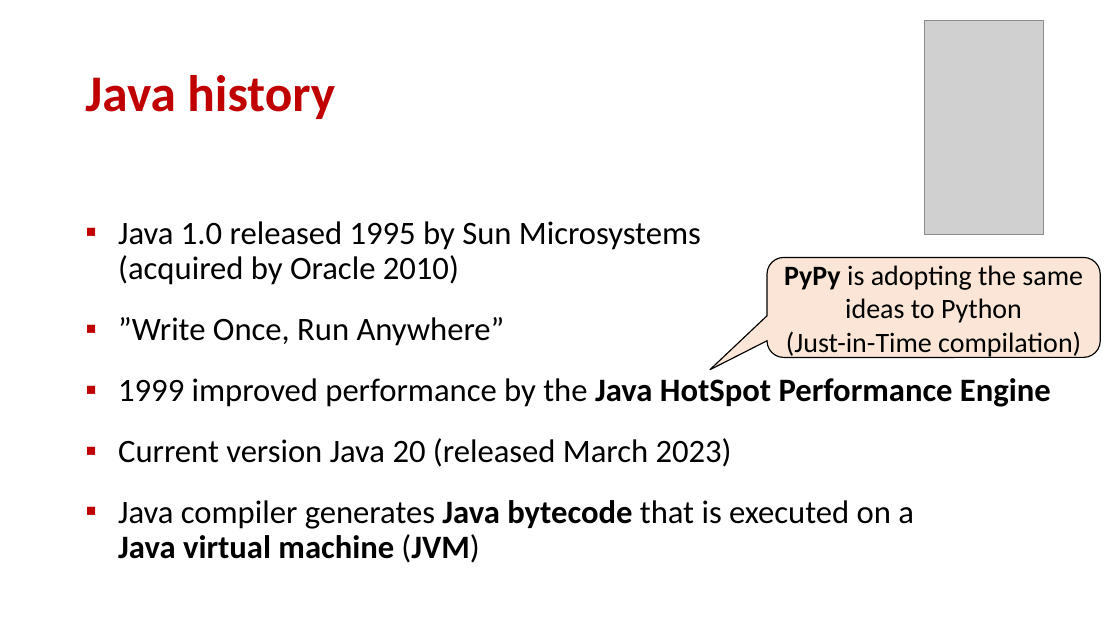
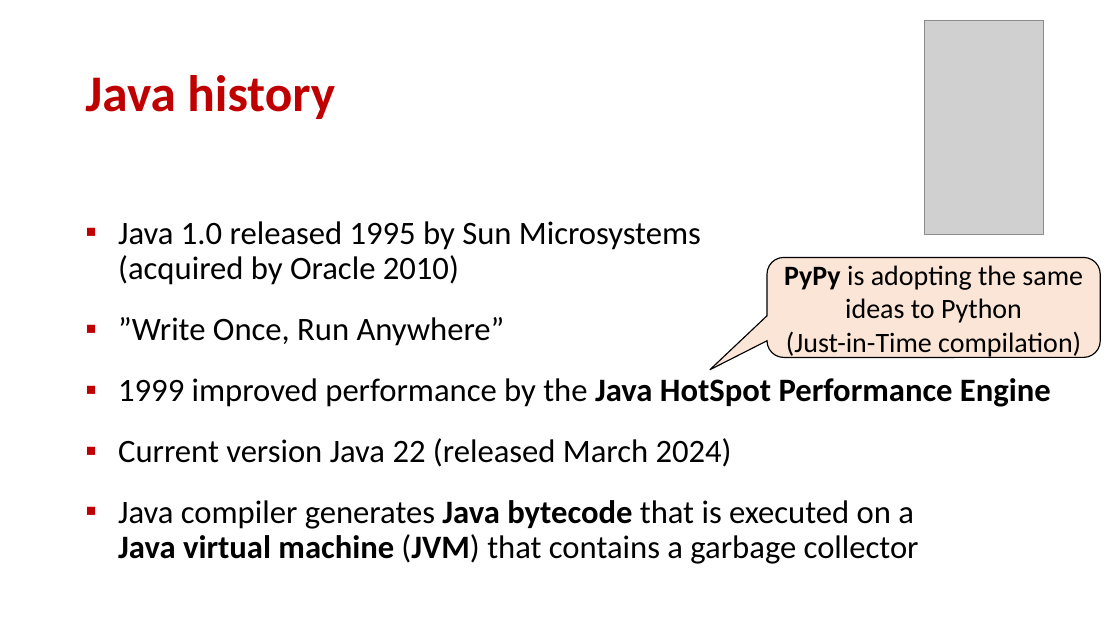
Before and after one commit to gsbrodal/gsbrodal.github.io, a slide deck: slide 3 of ipsa/slides/java.pptx. Drawn at 1120x630 pixels with LibreOffice and Linux fonts; fonts in the diff are those of the drawing; grey boxes stand for pictures. Boxes give left, top, right and bottom in pixels: in the first picture for what was removed or moved away, otherwise in the second. Text is boxed around its words. In the diff, an @@ line names an element or a change of style, - is before the commit and + after.

Commit message:
all-slides.pdf gui.pdf gui.pptx introduction.pdf introduction.pptx java.pdf java.pptx

```diff
--- a/ipsa/slides/java.pptx
+++ b/ipsa/slides/java.pptx
@@ text at <box>118,438,919,564</box>: text changed @@
-▪ Current version Java 20 (released March 2023)
-▪ Java compiler generates Java bytecode that is executed on a
-  Java virtual machine (JVM)
+▪ Current version Java 22 (released March 2024)
+▪ Java compiler generates Java bytecode that is executed on a
+  Java virtual machine (JVM) that contains a garbage collector
```
Also in this commit, not shown: 3 other slides changed, 5 other files.
